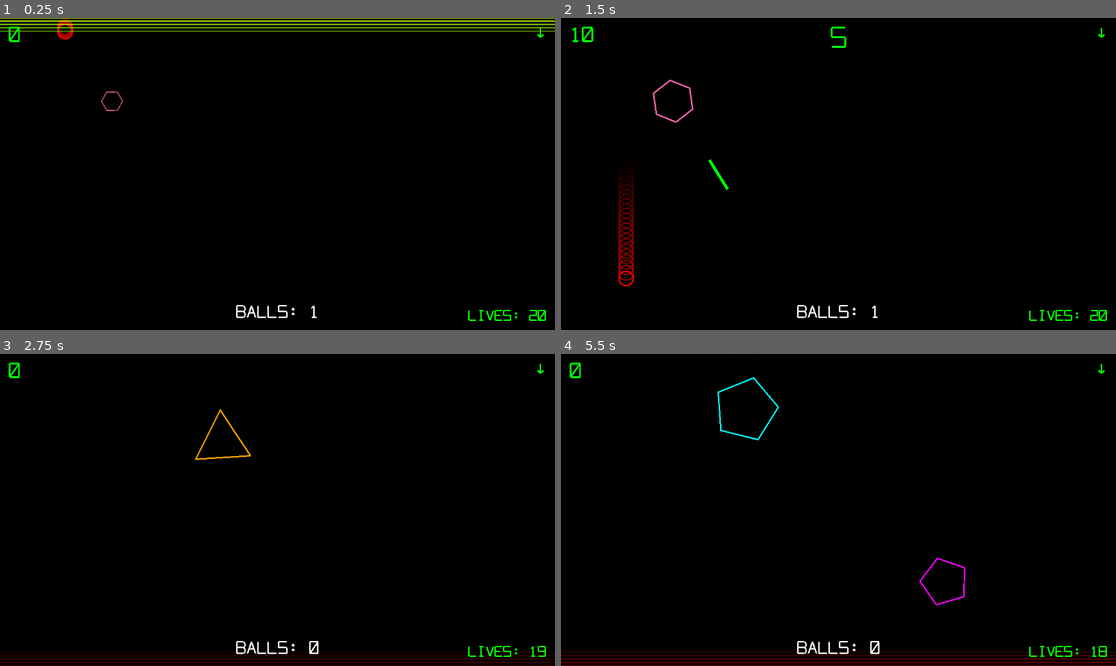
Above: before the commit, frames 1-4 (two rows, left to right).
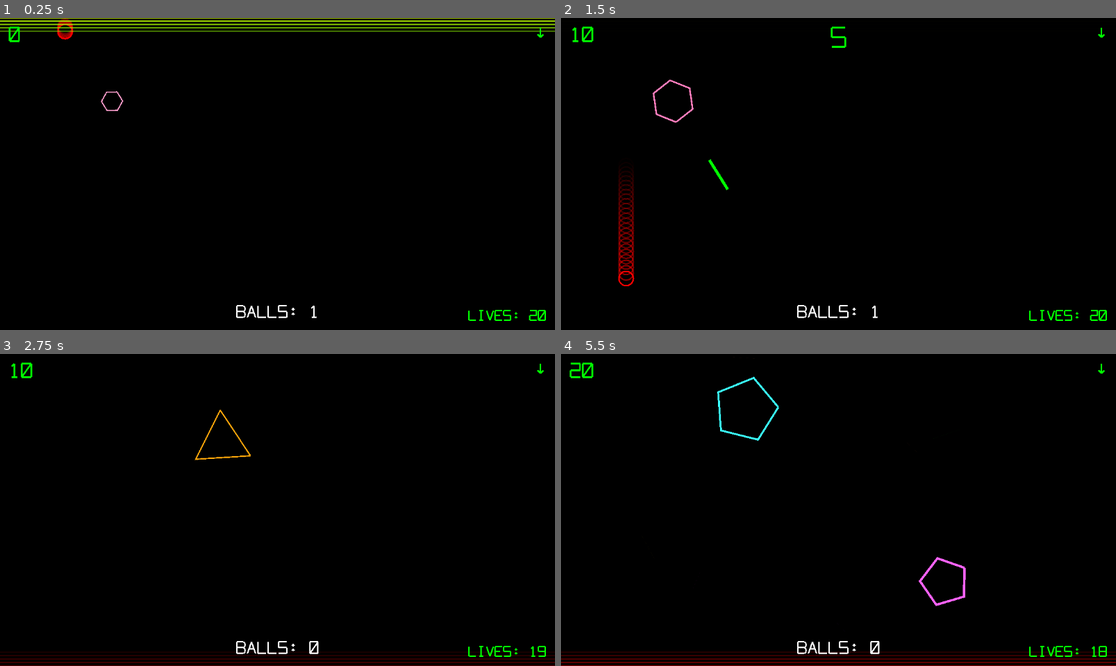
Above: after the commit, the same moments.

Repository: justinstroud-campmeeker/vexer
Game: Godot game, scene res://scenes/game.tscn
Same seed, same stepped clock (60 frames per second), same inputs: the game is played once before the commit and once after it. This scene is started directly instead of the project's main scene.
Inputs (mouse positions are in pixels of both pictures, inside the frame that each line leads up to):
- Up to frame 1 (0.25 s): no input
- Up to frame 2 (1.5 s): move the mouse to (960, 158) at 0.52 s; click (960, 158) at 0.67 s; drag from (727, 189) to (672, 102) at 1.27 s
- Up to frame 3 (2.75 s): move the mouse to (333, 441) at 2.02 s; click (333, 441) at 2.17 s
- Up to frame 4 (5.5 s): drag from (810, 572) to (672, 463) at 2.77 s; move the mouse to (1005, 556) at 3.52 s; click (1005, 556) at 3.67 s; drag from (672, 463) to (783, 441) at 4.27 s; move the mouse to (866, 510) at 5.02 s; click (866, 510) at 5.17 s

The runs differ from the first frame. In frame 1, less than 0.1% of the frame differs, in the area x 18-23%, y 23-30%; in frame 2, less than 0.1%; in frame 3, 0.2%; in frame 4, 0.6%, in the area x 1-73%, y 2-81%.

Commit message:
Added some visuals, new demo anim gif

Diff:
--- a/project.godot
+++ b/project.godot
@@ -21,7 +21,8 @@
 
 [editor]
 
-movie_writer/movie_file="/Volumes/1tb/godot/vexer/resources/vexer.png"
+movie_writer/movie_file="/Volumes/1tb/godot/vexer/resources/demo.png"
+movie_writer/fps=30
 
 [rendering]
 
--- a/scripts/bonus_shape.gd
+++ b/scripts/bonus_shape.gd
@@ -16,6 +16,10 @@
 const SHAPE_SIZE_MAX := 80.0
 const POINTS_MIN := 50   # Points for largest shape
 const POINTS_MAX := 250  # Points for smallest shape
+const THROB_SPEED := 4.0
+const THROB_WIDTH_MIN := 2.5
+const THROB_WIDTH_MAX := 5.0
+const THROB_GLOW_AMOUNT := 0.4
 
 var shape_color: Color
 var shape_size: float
@@ -24,6 +28,7 @@
 var current_scale: float = 0.0
 var is_growing: bool = true
 var is_exploding: bool = false
+var throb_time: float = 0.0
 var explosion_lines: Array[Line2D] = []
 var explosion_velocities: Array[Vector2] = []
 var explosion_rotations: Array[float] = []
@@ -62,6 +67,17 @@
 
 	# Spin
 	rotation += SPIN_SPEED * delta
+
+	# Throb and glow effect
+	throb_time += delta * THROB_SPEED
+	var throb_t := (sin(throb_time) + 1.0) / 2.0  # 0 to 1 oscillation
+
+	# Pulse line width
+	shape_line.width = lerpf(THROB_WIDTH_MIN, THROB_WIDTH_MAX, throb_t)
+
+	# Glow by lerping toward white
+	var glow_color := shape_color.lerp(Color.WHITE, throb_t * THROB_GLOW_AMOUNT)
+	shape_line.default_color = glow_color
 
 	# Update visual scale
 	shape_line.scale = Vector2.ONE * current_scale
--- a/scripts/game.gd
+++ b/scripts/game.gd
@@ -14,6 +14,7 @@
 const BALL_SCENE := preload("res://scenes/ball.tscn")
 const BONUS_SHAPE_SCENE := preload("res://scenes/bonus_shape.tscn")
 const EDGE_GLOW_SCRIPT := preload("res://scripts/edge_glow.gd")
+const LIFE_ANNOUNCEMENT_SCRIPT := preload("res://scripts/life_announcement.gd")
 
 const INITIAL_SPAWN_INTERVAL := 3.0
 const MIN_SPAWN_INTERVAL := 0.5
@@ -23,7 +24,7 @@
 const MAX_BONUS_SHAPES := 5
 const BOUNDARY_MARGIN := 50.0
 const FLASH_DURATION := 0.15
-const BALL_LOST_PENALTY := 50
+const LIFE_BONUS_THRESHOLD := 1000  # Points needed to earn an extra life
 
 @export var gravity_rotation_threshold := 1000  # Points needed to rotate gravity
 
@@ -43,6 +44,7 @@
 var is_flashing: bool = false
 var current_gravity_direction: int = 0
 var last_gravity_threshold: int = 0
+var last_life_threshold: int = 0
 var gravity_mode: int = 2  # 0=none, 1=up/down, 2=full
 var ball_count_container: CanvasLayer = null
 var ball_count_display: Node2D = null
@@ -160,6 +162,7 @@
 	current_spawn_interval = INITIAL_SPAWN_INTERVAL * (1.0 / GameState.get_spawn_multiplier())
 	current_gravity_direction = 0
 	last_gravity_threshold = 0
+	last_life_threshold = 0
 	gravity_mode = GameState.get_gravity_mode()
 	hud.reset()
 	hud.set_gravity_direction(current_gravity_direction)
@@ -328,8 +331,7 @@
 	# Red glow on exit edge
 	_spawn_edge_glow(_get_exit_edge(), Color.RED)
 
-	# Subtract score, track ball lost, flash screen, explode shapes
-	hud.subtract_score(BALL_LOST_PENALTY)
+	# Track ball lost, flash screen, explode shapes
 	hud.add_ball_lost()
 	_trigger_flash()
 	_explode_all_shapes()
@@ -356,6 +358,27 @@
 		last_gravity_threshold = new_threshold
 		_rotate_gravity()
 
+	# Check for life bonus
+	@warning_ignore("integer_division")
+	var new_life_threshold := new_score / LIFE_BONUS_THRESHOLD
+	if new_life_threshold > last_life_threshold:
+		last_life_threshold = new_life_threshold
+		_award_bonus_life()
+
+func _award_bonus_life() -> void:
+	hud.add_life()
+	_spawn_life_announcement()
+
+func _spawn_life_announcement() -> void:
+	var announcement := Node2D.new()
+	announcement.set_script(LIFE_ANNOUNCEMENT_SCRIPT)
+	announcement.position = viewport_size / 2.0
+
+	var announcement_layer := CanvasLayer.new()
+	announcement_layer.layer = 25
+	announcement_layer.add_child(announcement)
+	add_child(announcement_layer)
+
 func _on_game_over() -> void:
 	_end_game()
 
--- a/scripts/hud.gd
+++ b/scripts/hud.gd
@@ -79,6 +79,10 @@
 	if balls_lost >= MAX_BALLS_LOST:
 		game_over.emit()
 
+func add_life() -> void:
+	balls_lost = maxi(balls_lost - 1, 0)
+	_update_balls_lost_display()
+
 func get_score() -> int:
 	return score
 
--- /dev/null
+++ b/scripts/life_announcement.gd
@@ -0,0 +1,66 @@
+extends Node2D
+
+const ZOOM_DURATION := 0.4
+const HOLD_DURATION := 0.6
+const FADE_DURATION := 0.3
+const START_SCALE := 0.1
+const END_SCALE := 1.5
+const TEXT := "+1 LIFE!"
+const FONT_SIZE := 60.0
+
+var text_node: Node2D = null
+var elapsed: float = 0.0
+var phase: int = 0  # 0=zoom in, 1=hold, 2=fade out
+
+func _ready() -> void:
+	text_node = VectorFont.create_text(TEXT, FONT_SIZE, Color.GREEN, 5.0)
+	var text_width := VectorFont.get_text_width(TEXT, FONT_SIZE)
+	var text_height := FONT_SIZE
+	text_node.position = Vector2(-text_width / 2.0, -text_height / 2.0)
+	add_child(text_node)
+	scale = Vector2.ONE * START_SCALE
+
+func _process(delta: float) -> void:
+	elapsed += delta
+
+	match phase:
+		0:  # Zoom in with bounce
+			if elapsed >= ZOOM_DURATION:
+				elapsed = 0.0
+				phase = 1
+				scale = Vector2.ONE * END_SCALE
+			else:
+				var t := elapsed / ZOOM_DURATION
+				# Elastic ease out for dramatic zoom
+				var elastic_t := _elastic_out(t)
+				var current_scale := lerpf(START_SCALE, END_SCALE, elastic_t)
+				scale = Vector2.ONE * current_scale
+
+		1:  # Hold
+			if elapsed >= HOLD_DURATION:
+				elapsed = 0.0
+				phase = 2
+
+		2:  # Fade out
+			if elapsed >= FADE_DURATION:
+				# Clean up the CanvasLayer parent too
+				var parent := get_parent()
+				if parent is CanvasLayer:
+					parent.queue_free()
+				else:
+					queue_free()
+			else:
+				var t := elapsed / FADE_DURATION
+				modulate.a = 1.0 - t
+				# Continue scaling up slightly while fading
+				var fade_scale := END_SCALE + (t * 0.3)
+				scale = Vector2.ONE * fade_scale
+
+func _elastic_out(t: float) -> float:
+	if t == 0.0:
+		return 0.0
+	if t == 1.0:
+		return 1.0
+	var p := 0.3
+	var s := p / 4.0
+	return pow(2.0, -10.0 * t) * sin((t - s) * TAU / p) + 1.0
Not shown, changed: .claude/settings.local.json
Binary file removed: resources/vexer_animation.gif
Not shown, added: scripts/life_announcement.gd.uid
Not shown, added: resources/vexer_demo.gif
